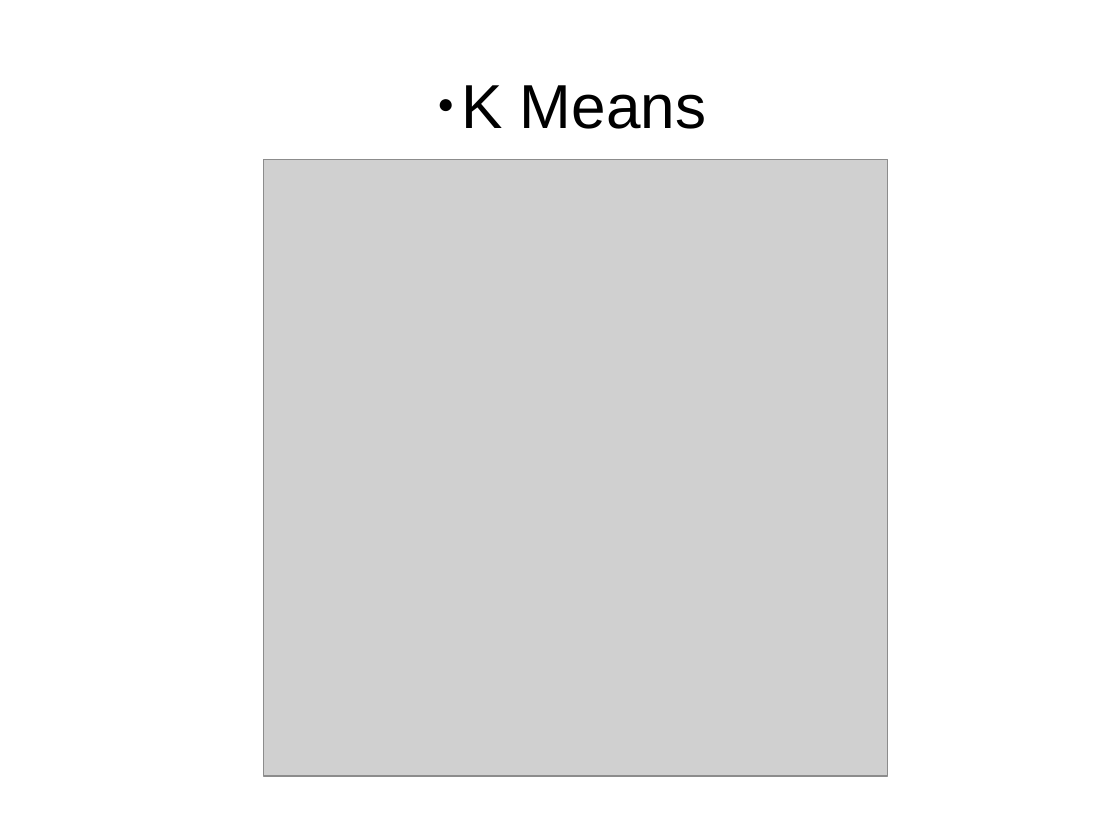
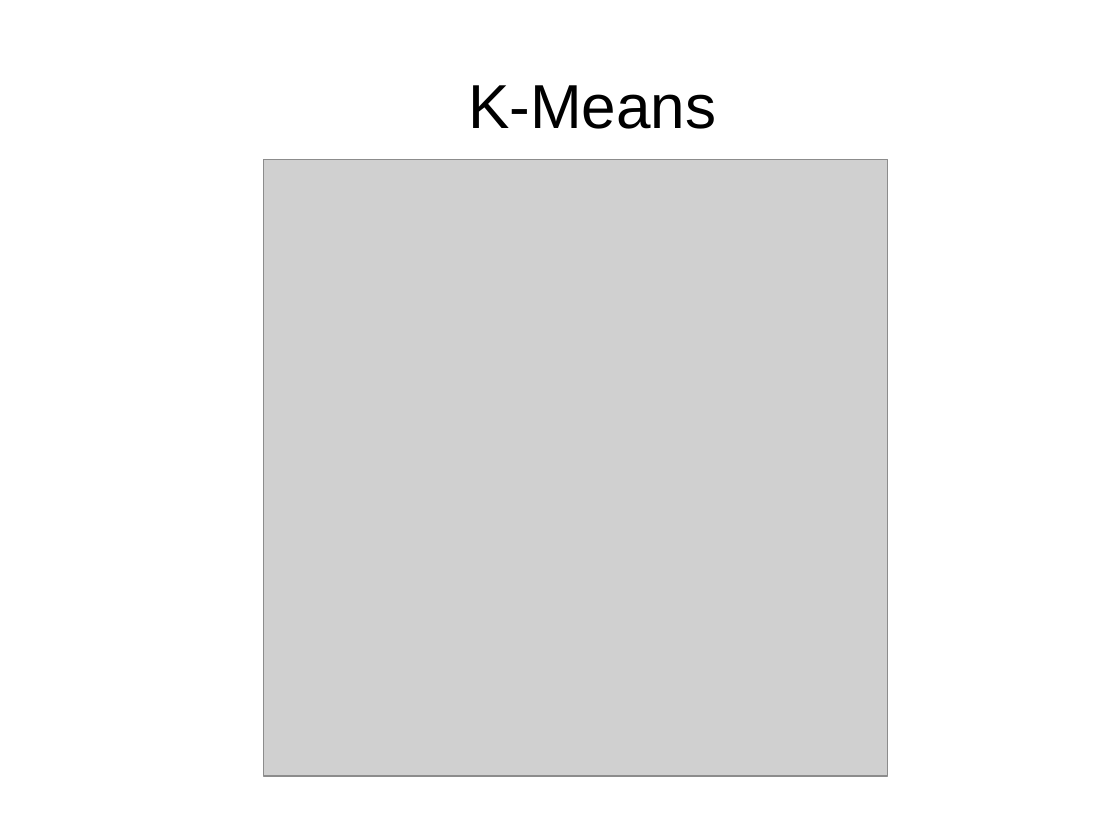
Before and after one commit to DriesSmit/Recommendation-System, a slide deck: slide 27 of Presentation.odp (slide 29 before the commit). Drawn at 1120x840 pixels with LibreOffice and Linux fonts; fonts in the diff are those of the drawing; grey boxes stand for pictures. Boxes give left, top, right and bottom in pixels: in the first picture for what was removed or moved away, otherwise in the second. Text is boxed around its words. In the diff, an @@ line names an element or a change of style, - is before the commit and + after.

Commit message:
Checked spelling of presentation.

```diff
--- a/Presentation.odp
+++ b/Presentation.odp
@@ title at (x1=468, y1=85, x2=716, y2=129): text changed @@
-  ● K Means
+  K-Means
```
Also in this commit, not shown: 16 other slides changed, 2 slides removed.
